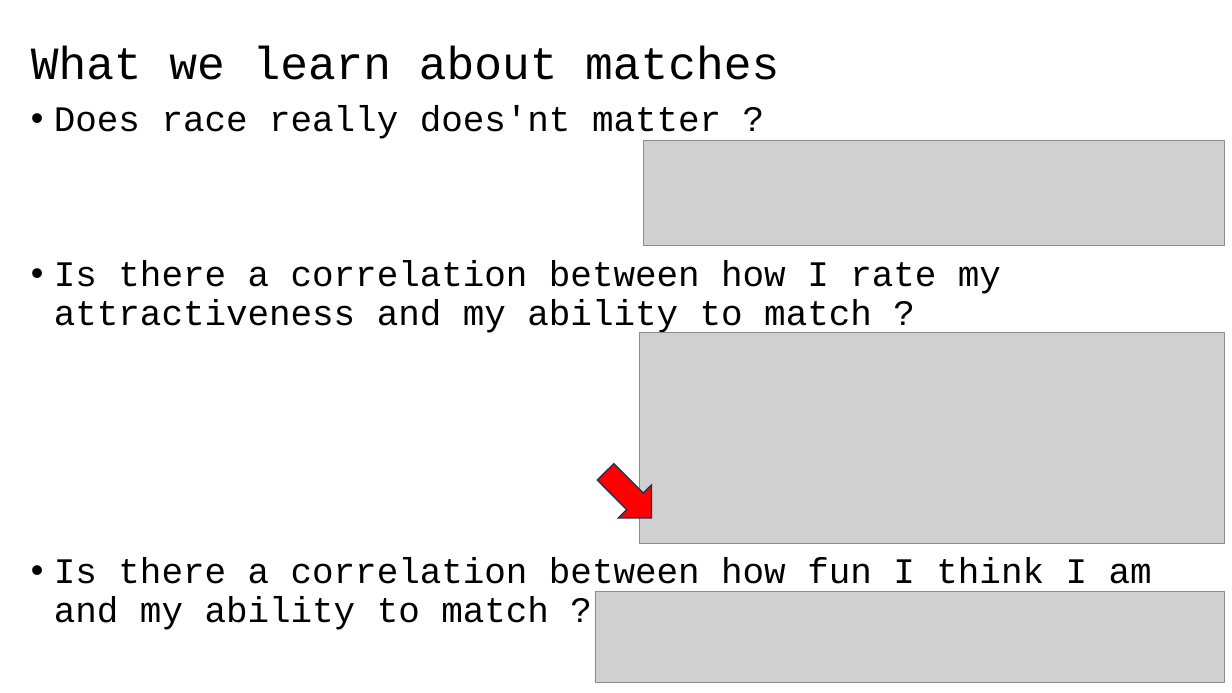
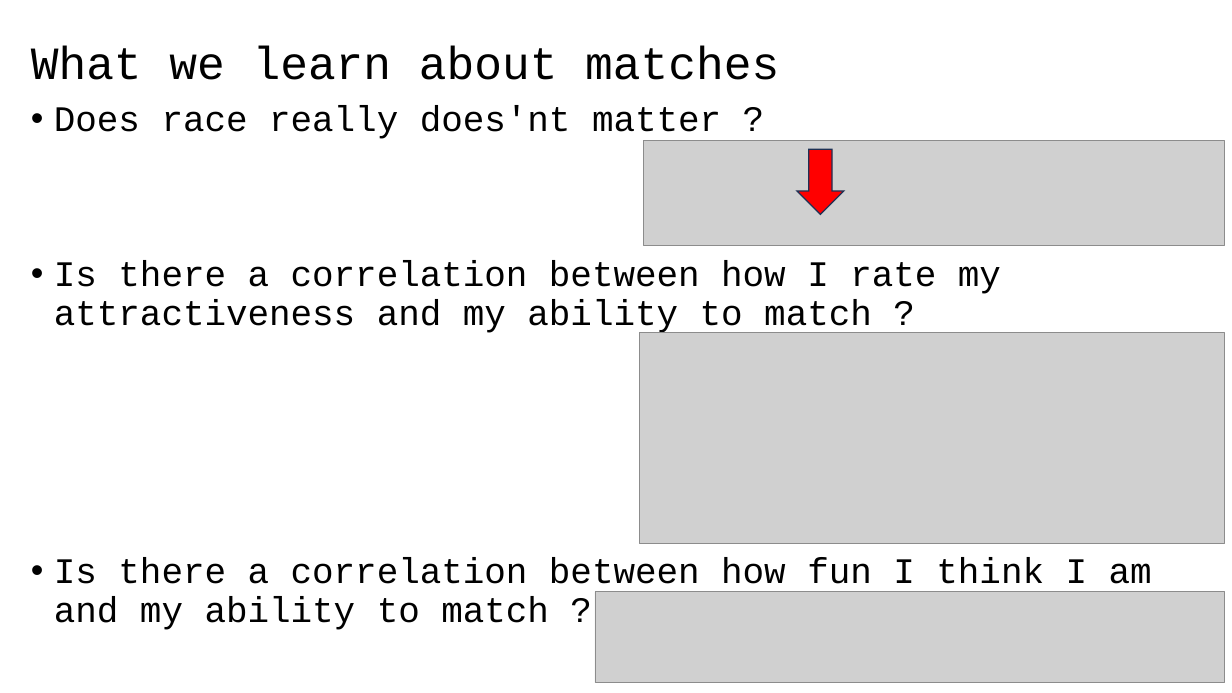
Before and after one commit to 40tude/02_Data-Science_Fullstack_march_2024, a slide deck: slide 20 of 02_EDA/99_Project_Speed_Dating/01_speed_dating_project.pptx. Drawn at 1232x693 pixels with LibreOffice and Linux fonts; fonts in the diff are those of the drawing; grey boxes stand for pictures. Boxes give left, top, right and bottom in pixels: in the first picture for what was removed or moved away, otherwise in the second. Text is boxed around its words. In the diff, an @@ line names an element or a change of style, - is before the commit and + after.

```diff
--- a/02_EDA/99_Project_Speed_Dating/01_speed_dating_project.pptx
+++ b/02_EDA/99_Project_Speed_Dating/01_speed_dating_project.pptx
@@ up arrow at <box>797,150,844,214</box>: rotation 135 to 180 degrees @@
```
Also in this commit, not shown: 1 other file.
